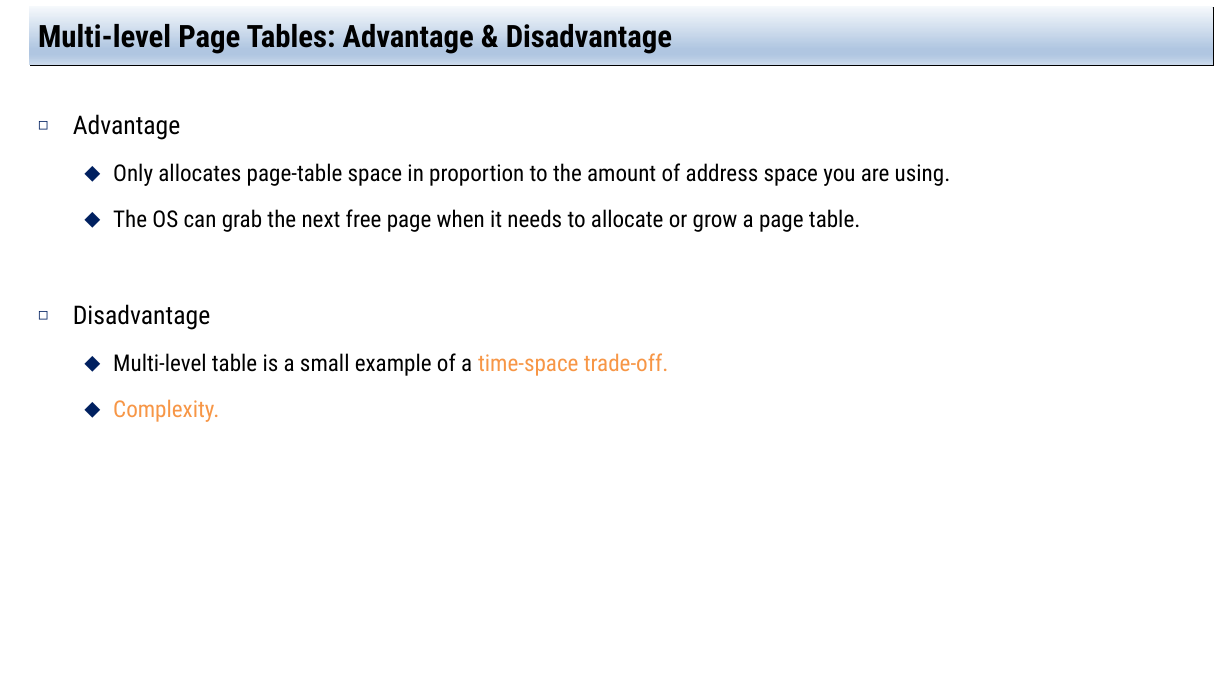
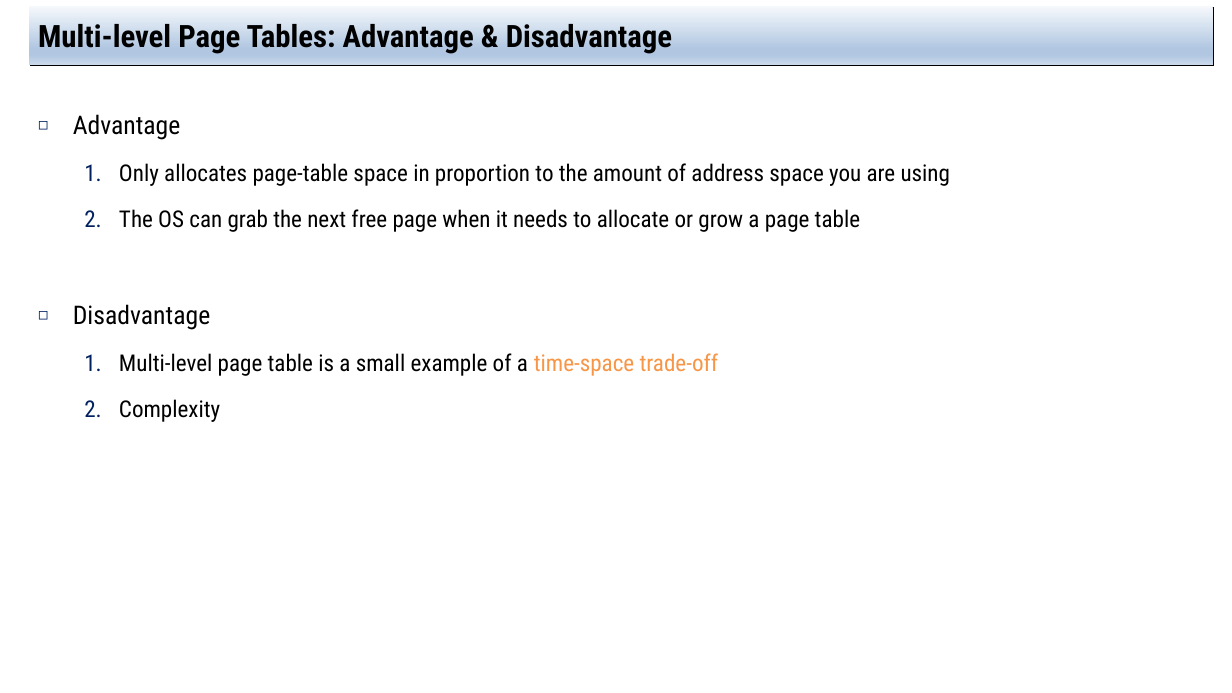
Before and after one commit to jachermocilla/extra-course-materials, a slide deck: slide 16 of cmsc125/ostep/slides/01.Virtualization/20.Advanced_Page_Tables.pptx. Drawn at 1232x693 pixels with LibreOffice and Linux fonts; fonts in the diff are those of the drawing. Boxes give left, top, right and bottom in pixels: in the first picture for what was removed or moved away, otherwise in the second. Text is boxed around its words. In the diff, an @@ line names an element or a change of style, - is before the commit and + after.

```diff
--- a/cmsc125/ostep/slides/01.Virtualization/20.Advanced_Page_Tables.pptx
+++ b/cmsc125/ostep/slides/01.Virtualization/20.Advanced_Page_Tables.pptx
@@ text at (119,163,951,232): text changed @@
-  ⬥ Only allocates page-table space in proportion to the amount of address space you are using.
-  ⬥ The OS can grab the next free page when it needs to allocate or grow a page table.
+  1. Only allocates page-table space in proportion to the amount of address space you are using
+  2. The OS can grab the next free page when it needs to allocate or grow a page table
@@ text at (119,353,719,422): text changed @@
-  ⬥ Multi-level table is a small example of a time-space trade-off.
-  ⬥ Complexity.
+  1. Multi-level page table is a small example of a time-space trade-off
+  2. Complexity
```
Also in this commit, not shown: 20 other slides changed, 2 slides added, 5 other files.
